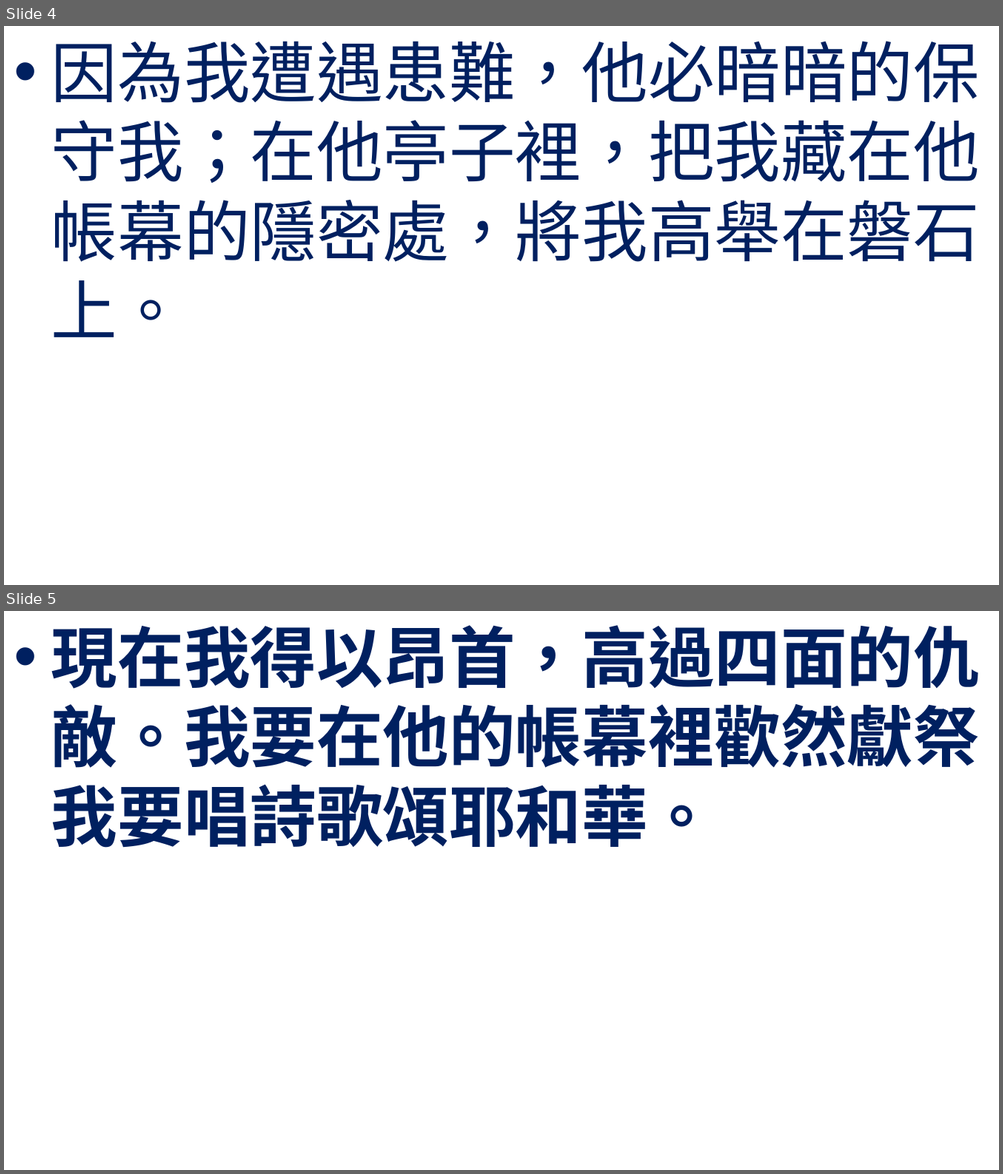
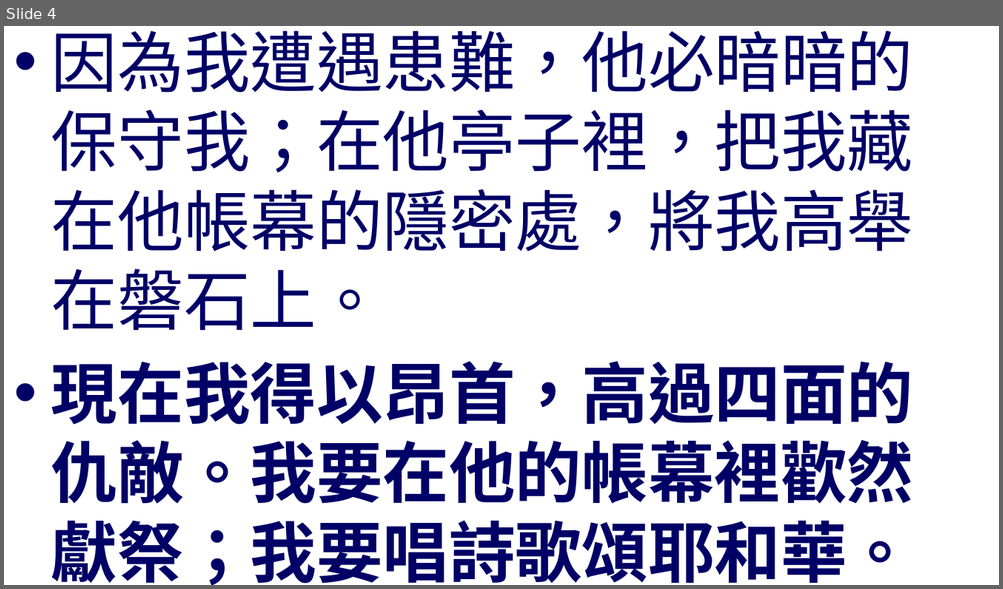
Before and after one commit to batisuoc/worship-resources, a slide deck: 63主是力量.pptx. Shown one above the other, each under a label of ours: slides 4 and 5 before the commit, slide 4 after it. The pictures are 1003x1174 and 1003x589 pixels, drawn with LibreOffice and Linux fonts; fonts in the diff are those of the drawing; background and template pictures are left out. Boxes give left, top, right and bottom in pixels: in the first picture for what was removed or moved away, otherwise in the second. Text is boxed around its words. In the diff, an @@ line names an element or a change of style, - is before the commit and + after.

```diff
--- a/63主是力量.pptx
+++ b/63主是力量.pptx
@@ slide 5 removed at (x1=4, y1=611, x2=999, y2=1170), background picture (left out) @@
@@ text removed at (x1=51, y1=625, x2=999, y2=848) @@
-• 現在我得以昂首，高過四面的仇敵。我要在他的帳幕裡歡然獻祭；我要唱詩歌頌耶和華。
@@ slide 4 changed as well @@
@@ text "因為我遭遇患難，他必暗暗的保守我；在他亭子裡，把我藏在他帳幕的隱密處，將我高舉在磐石上。" at (x1=51, y1=30, x2=913, y2=585): vertical alignment top to middle @@
@@ text at (x1=51, y1=30, x2=913, y2=331): text colour #002060 to #000066 in "因為我遭遇患難，他必暗暗的保守我；在他亭子裡，把我藏在他帳幕的隱密處，將我高舉在磐石上。" @@
@@ text at (x1=51, y1=361, x2=913, y2=585): paragraph added @@
+• 現在我得以昂首，高過四面的仇敵。我要在他的帳幕裡歡然獻祭；我要唱詩歌頌耶和華。
```
Also in this commit, not shown: 5 other slides changed.
